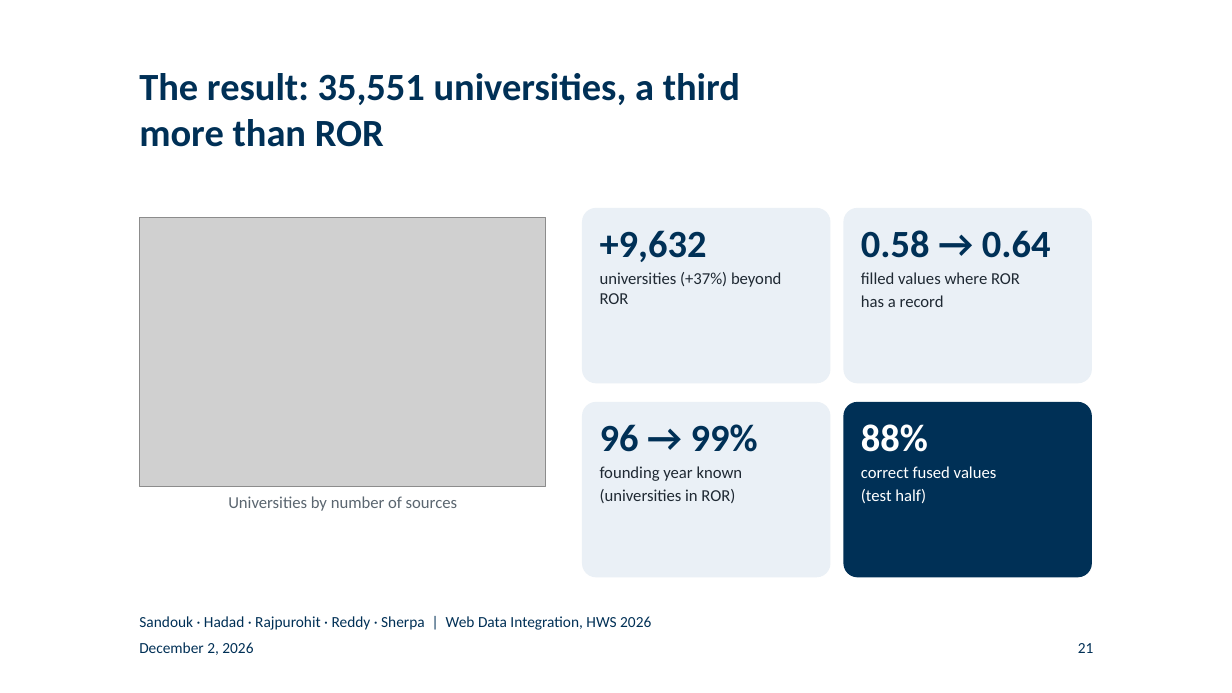
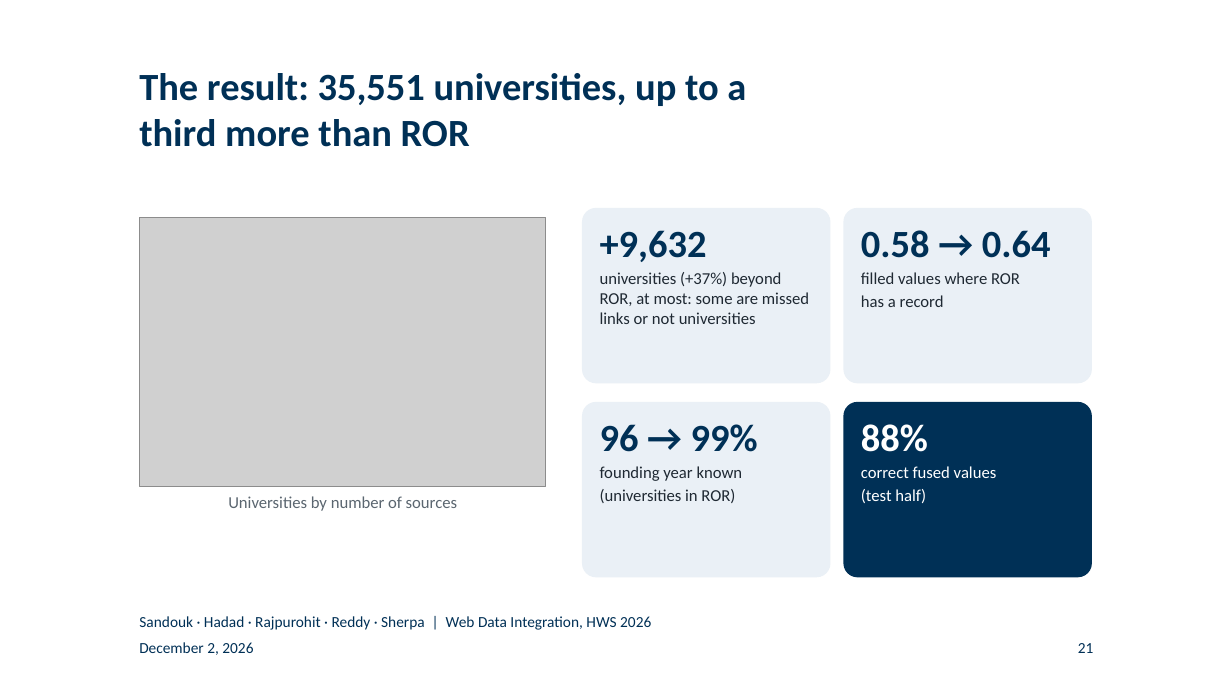
Before and after one commit to BlackSamuron0305/Web-Data-Integration-Project-HWS2026, a slide deck: slide 21 of submission/final-presentation/final_presentation.pptx. Drawn at 1232x693 pixels with LibreOffice and Linux fonts; fonts in the diff are those of the drawing; grey boxes stand for pictures; background and template pictures are left out. Boxes give left, top, right and bottom in pixels: in the first picture for what was removed or moved away, otherwise in the second. Text is boxed around its words. In the diff, an @@ line names an element or a change of style, - is before the commit and + after.

```diff
--- a/submission/final-presentation/final_presentation.pptx
+++ b/submission/final-presentation/final_presentation.pptx
@@ title at (139, 73, 746, 147): text changed @@
-The result: 35,551 universities, a third more than ROR
+The result: 35,551 universities, up to a third more than ROR
@@ text at (600, 272, 809, 324): text changed @@
-universities (+37%) beyond ROR
+universities (+37%) beyond ROR, at most: some are missed links or not universities
```
Also in this commit, not shown: 16 other files.
